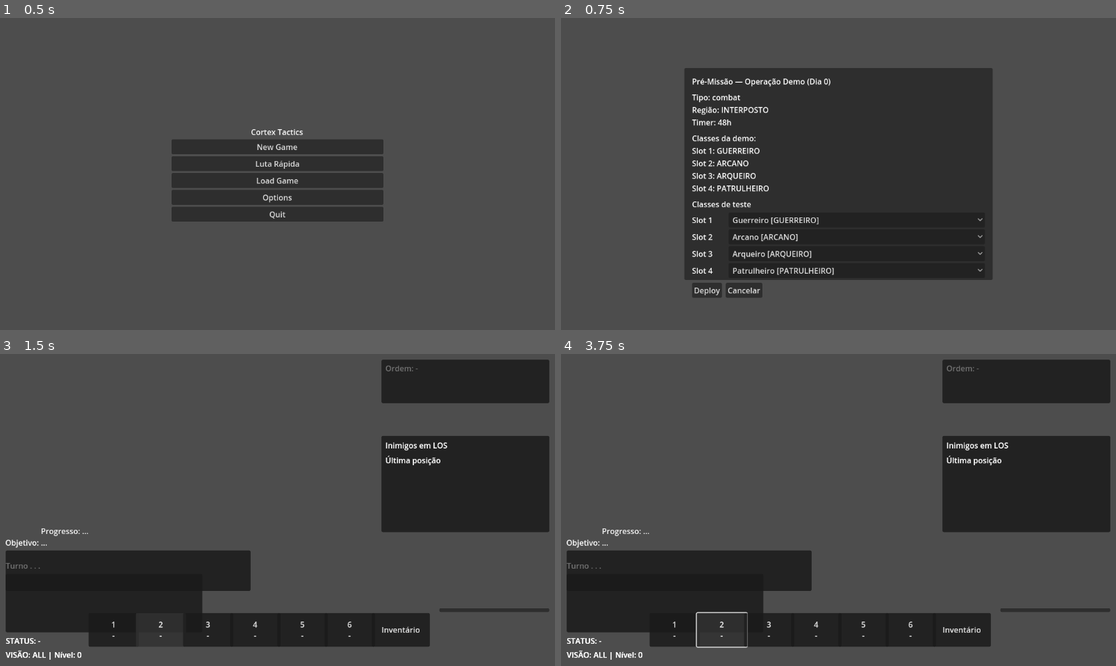
Above: before the commit, frames 1-4 (two rows, left to right).
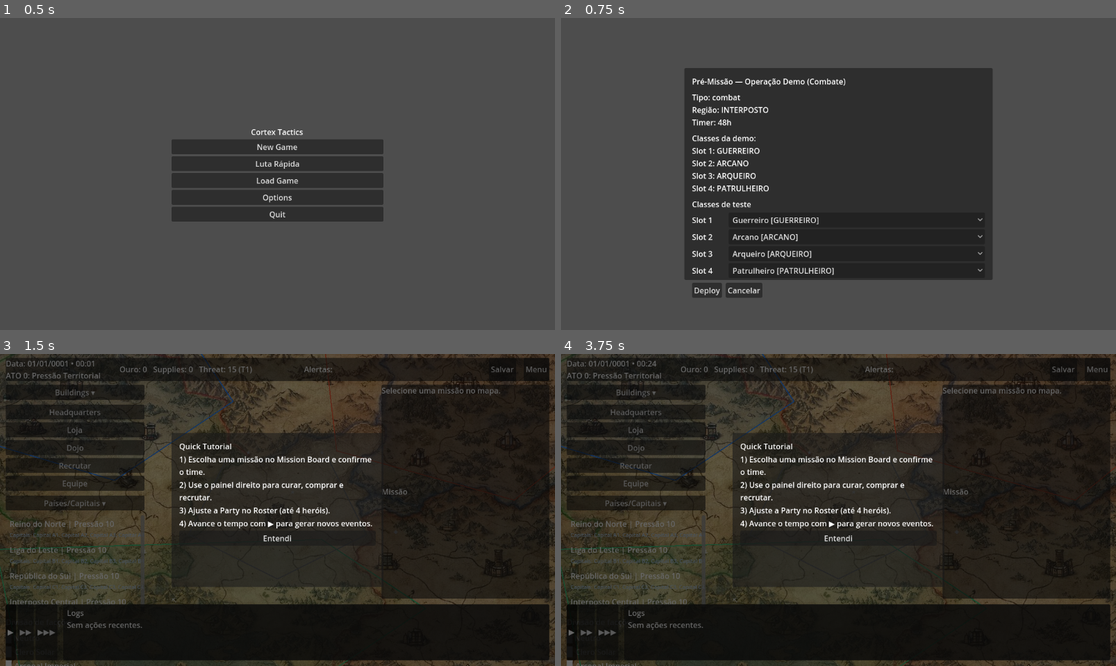
Above: after the commit, the same moments.

Repository: andrecc2507/JOGO
Game: Godot game, scene res://scene/ui/main_menu.tscn
Same seed, same stepped clock (60 frames per second), same inputs: the game is played once before the commit and once after it. The engine's default icon, where the game draws it, is replaced by a stand-in: a white triangle on a blue panel in a dark square.
Inputs (mouse positions are in pixels of both pictures, inside the frame that each line leads up to):
- Up to frame 1 (0.5 s): no input
- Up to frame 2 (0.75 s): click "Luta Rápida" at 0.5 s
- Up to frame 3 (1.5 s): click "Deploy" at 1.25 s
- Up to frame 4 (3.75 s): click (672, 628) at 2 s, where only the run before the commit has a clickable "1 -"; click (855, 491) at 2.75 s, where only the run after the commit has a clickable "★"; click (721, 628) at 3.5 s, where only the run before the commit has a clickable "2 -"

Frame 1 is identical in both runs. In frame 2, less than 0.1% of the frame differs, in the area x 44-52%, y 19-22%; in frame 3, 71%; in frame 4, 72%, in the area x 0-100%, y 0-100%.
Error after the commit: Parse Error: Too many arguments for "get()" call. Expected at most 1 but received 2. (res://scripts/integration/tactical_bridge.gd:108)

Commit message:
Fix tactical mission startup and demo flow

Diff:
--- a/content/mission_templates.json
+++ b/content/mission_templates.json
@@ -39,18 +39,18 @@
 			"notes": "Missão de reconhecimento inicial voltada a fendas."
 		},
 		{
-			"id": "demo_day0_loop",
-			"name": "Operação Demo (Dia 0)",
+			"id": "demo_combat_loop",
+			"name": "Operação Demo (Combate)",
 			"act": "act_1",
 			"type": "combat",
 			"mission_type": "combat",
 			"biome_id": "forest",
-			"tags": ["DEMO"],
+			"tags": ["DEMO", "COMBAT"],
 			"objectives": [
 				{
 					"id": "obj_demo_eliminate",
 					"type": "primary",
-					"description": "Eliminar todas as ameaças no setor."
+					"description": "Elimine todos os inimigos."
 				}
 			],
 			"effects": {
--- /dev/null
+++ b/scripts/debug/usage_audit.gd
@@ -0,0 +1,112 @@
+extends Node
+
+const SCENE_ROOT := "res://scene"
+const SCRIPT_ROOT := "res://scripts"
+const CONTENT_ROOT := "res://content"
+const OUTPUT_PATH := "user://audit_report.txt"
+const SUSPECT_TOKENS := ["demo", "test", "tmp", "old", "sandbox", "placeholder"]
+
+func run_audit() -> void:
+	var referenced := {}
+	var scene_refs := _collect_references_from_folder(SCENE_ROOT, [".tscn"])
+	var script_refs := _collect_references_from_folder(SCRIPT_ROOT, [".gd"])
+	for path in scene_refs:
+		referenced[path] = true
+	for path in script_refs:
+		referenced[path] = true
+
+	var all_files: Array = []
+	all_files.append_array(_collect_files(SCENE_ROOT, [".tscn", ".gd"]))
+	all_files.append_array(_collect_files(SCRIPT_ROOT, [".gd"]))
+	all_files.append_array(_collect_files(CONTENT_ROOT, [".json"]))
+	all_files.sort()
+
+	var referenced_list: Array = referenced.keys()
+	referenced_list.sort()
+
+	var unreferenced: Array = []
+	for path in all_files:
+		if not referenced.has(path):
+			unreferenced.append(path)
+
+	var suspect: Array = []
+	for path in all_files:
+		var lowered := path.to_lower()
+		for token in SUSPECT_TOKENS:
+			if lowered.find(token) >= 0:
+				suspect.append(path)
+				break
+
+	var report_lines: Array[String] = []
+	report_lines.append("=== Usage Audit ===")
+	report_lines.append("Referenced files (%d):" % referenced_list.size())
+	for path in referenced_list:
+		report_lines.append("- %s" % path)
+	if referenced_list.is_empty():
+		report_lines.append("(none)")
+	report_lines.append("")
+	report_lines.append("Unreferenced files (%d):" % unreferenced.size())
+	for path in unreferenced:
+		report_lines.append("- %s" % path)
+	if unreferenced.is_empty():
+		report_lines.append("(none)")
+	report_lines.append("")
+	report_lines.append("Suspect files (%d):" % suspect.size())
+	for path in suspect:
+		var flag := " (unreferenced)" if unreferenced.has(path) else ""
+		report_lines.append("- %s%s" % [path, flag])
+	if suspect.is_empty():
+		report_lines.append("(none)")
+
+	var report := "\n".join(report_lines)
+	var file := FileAccess.open(OUTPUT_PATH, FileAccess.WRITE)
+	if file != null:
+		file.store_string(report)
+		file.flush()
+		file.close()
+	print("Usage audit saved to %s" % OUTPUT_PATH)
+	print(report)
+
+func _collect_references_from_folder(root: String, extensions: Array) -> Array:
+	var refs: Array = []
+	for path in _collect_files(root, extensions):
+		refs.append_array(_extract_res_paths(path))
+	return refs
+
+func _collect_files(root: String, extensions: Array) -> Array:
+	var results: Array = []
+	var dir := DirAccess.open(root)
+	if dir == null:
+		return results
+	dir.list_dir_begin()
+	var name := dir.get_next()
+	while name != "":
+		if name.begins_with("."):
+			name = dir.get_next()
+			continue
+		var path := root.path_join(name)
+		if dir.current_is_dir():
+			results.append_array(_collect_files(path, extensions))
+		else:
+			for ext in extensions:
+				if path.ends_with(ext):
+					results.append(path)
+					break
+		name = dir.get_next()
+	dir.list_dir_end()
+	return results
+
+func _extract_res_paths(path: String) -> Array:
+	var results: Array = []
+	var file := FileAccess.open(path, FileAccess.READ)
+	if file == null:
+		return results
+	var content := file.get_as_text()
+	file.close()
+	var regex := RegEx.new()
+	regex.compile("res://[^\"\\s]+")
+	var matches := regex.search_all(content)
+	for match in matches:
+		var res_path := String(match.get_string())
+		results.append(res_path)
+	return results
--- a/scripts/integration/tactical_bridge.gd
+++ b/scripts/integration/tactical_bridge.gd
@@ -12,7 +12,7 @@
 
 const TACTICAL_SCENE_PATH := "res://scene/tactical_battle.tscn"
 const MACRO_SCENE_PATH := "res://scene/ui/map_screen.tscn"
-const DEMO_TEMPLATE_ID := "demo_day0_loop"
+const DEMO_TEMPLATE_ID := "demo_combat_loop"
 const TACTICAL_TYPES := ["SKIRMISH", "ASSASSINATE", "DEFEND", "ESCORT", "CAPTURE", "STEALTH"]
 
 var active_mission_seed: MissionSeed
@@ -54,6 +54,11 @@
 				continue
 			if party_ids.is_empty() or party_ids.has(String(hero.get("id", ""))):
 				roster.append(hero.duplicate(true))
+	if roster.is_empty() and world_state != null:
+		roster = _fallback_roster_from_world_state(world_state)
+	if roster.is_empty() and demo_classes.is_empty():
+		push_error("TacticalBridge: roster vazio e sem demo_classes; missão cancelada.")
+		return
 	var mission_def = _build_tactical_mission(seed, world_state, demo_seed, is_demo, demo_classes)
 	_pending_config = {
 		"mission": mission_def,
@@ -63,6 +68,7 @@
 		"consumables": seed.consumables,
 		"demo_classes": demo_classes
 	}
+	_log_tactical_payload(_pending_config, mission_def, roster)
 	var tactical := _find_tactical_controller()
 	if tactical != null:
 		tactical.start_mission(_pending_config, roster)
@@ -89,6 +95,31 @@
 		return
 	var roster: Array = _pending_config.get("roster", [])
 	tactical.start_mission(_pending_config, roster)
+
+func _fallback_roster_from_world_state(world_state: Node) -> Array:
+	var fallback: Array = []
+	if world_state == null:
+		return fallback
+	if world_state.has_method("ensure_roster_seeded_if_empty"):
+		world_state.ensure_roster_seeded_if_empty()
+	var party_ids: Array = []
+	if world_state.get("active_party_ids") != null:
+		party_ids = world_state.active_party_ids
+	for hero in world_state.get("roster", []):
+		if bool(hero.get("dead", false)):
+			continue
+		if party_ids.is_empty() or party_ids.has(String(hero.get("id", ""))):
+			fallback.append(hero.duplicate(true))
+	return fallback
+
+func _log_tactical_payload(config: Dictionary, mission_def: Dictionary, roster: Array) -> void:
+	var config_keys := config.keys()
+	config_keys.sort()
+	var mission_keys := mission_def.keys()
+	mission_keys.sort()
+	print("TacticalBridge: start_mission config keys=%s" % [config_keys])
+	print("TacticalBridge: roster size=%d" % roster.size())
+	print("TacticalBridge: mission_def keys=%s" % [mission_keys])
 
 func _build_tactical_mission(seed: MissionSeed, world_state: Node, seed_override: int = 0, is_demo: bool = false, demo_classes: Array = []) -> Dictionary:
 	var day_value = 1
--- a/scripts/mission_board.gd
+++ b/scripts/mission_board.gd
@@ -22,7 +22,7 @@
 const MAX_SAME_TYPE := 2
 const MAX_SAME_FACTION := 2
 const MAX_SAME_REGION := 2
-const DEMO_TEMPLATE_ID := "demo_day0_loop"
+const DEMO_TEMPLATE_ID := "demo_combat_loop"
 const ACT0_PRESSURE_TEMPLATE_ID := "act0_pressure"
 const ACT0_NEUTRAL_TEMPLATE_ID := "act0_neutral_contract"
 
--- a/scripts/tactical/tactical_controller.gd
+++ b/scripts/tactical/tactical_controller.gd
@@ -588,18 +588,18 @@
 func _start_new_mission() -> void:
 	setup_encounter({})
 
-func start_mission(mission_def: Dictionary, roster: Array) -> void:
+func start_mission(arg1: Dictionary, roster: Array = []) -> void:
 	var config: Dictionary = {}
-	if mission_def.has("mission"):
-		config["mission"] = mission_def.get("mission", {})
+	if arg1.has("mission") or arg1.has("roster"):
+		config = arg1
 	else:
-		config["mission"] = mission_def
-	if mission_def.has("mission_seed"):
-		config["mission_seed"] = mission_def.get("mission_seed")
-	if mission_def.has("consumables"):
-		config["consumables"] = mission_def.get("consumables", [])
-	config["roster"] = roster
-	config["seed"] = int(mission_def.get("seed", config.get("mission", {}).get("seed", 0)))
+		config["mission"] = arg1
+		if arg1.has("mission_seed"):
+			config["mission_seed"] = arg1.get("mission_seed")
+		if arg1.has("consumables"):
+			config["consumables"] = arg1.get("consumables", [])
+		config["roster"] = roster
+		config["seed"] = int(arg1.get("seed", config.get("mission", {}).get("seed", 0)))
 	setup_encounter(config)
 	if ui_root:
 		ui_root.visible = true
@@ -614,6 +614,40 @@
 		ui_root.visible = true
 	if end_turn_btn:
 		end_turn_btn.disabled = false
+
+func _fallback_roster_from_world_state() -> Array:
+	var fallback: Array = []
+	var world_state = get_tree().get_first_node_in_group("world_state")
+	if world_state == null:
+		return fallback
+	if world_state.has_method("ensure_roster_seeded_if_empty"):
+		world_state.ensure_roster_seeded_if_empty()
+	var party_ids: Array = []
+	if world_state.get("active_party_ids") != null:
+		party_ids = world_state.active_party_ids
+	for hero in world_state.get("roster", []):
+		if bool(hero.get("dead", false)):
+			continue
+		if party_ids.is_empty() or party_ids.has(String(hero.get("id", ""))):
+			fallback.append(hero.duplicate(true))
+	return fallback
+
+func _build_fallback_mission(w: int, h: int) -> Dictionary:
+	var map_w := max(8, w)
+	var map_h := max(8, h)
+	var player_spawn := Vector2i(1, map_h - 2)
+	var enemy_spawn := Vector2i(map_w - 2, 1)
+	return {
+		"map_w": map_w,
+		"map_h": map_h,
+		"type": "SKIRMISH",
+		"mission_type": "SKIRMISH",
+		"objective_type": "KILL_ALL",
+		"objective_text": "Elimine todos os inimigos.",
+		"player_spawns": [player_spawn],
+		"enemy_spawns": [enemy_spawn],
+		"enemy_profile": [{"archetype": "skirmisher", "count": 1}]
+	}
 
 func _spawn_test_mission() -> void:
 	var seed = randi()
@@ -650,9 +684,16 @@
 
 	mission = config.get("mission", {})
 	if mission.is_empty():
-		mission = MissionGeneratorRef.generate(w, h)
+		push_error("TacticalController: mission vazio (config malformado)")
+		mission = _build_fallback_mission(w, h)
+		push_warning("TacticalController: usando missão fallback para evitar mapa vazio.")
 
 	_mission_roster = config.get("roster", [])
+	if _mission_roster.is_empty():
+		push_warning("TacticalController: roster vazio; tentando fallback do WorldState/party")
+		_mission_roster = _fallback_roster_from_world_state()
+	if _mission_roster.is_empty():
+		push_warning("TacticalController: roster vazio; usando heróis dummy.")
 	_mission_seed_data = config.get("mission_seed", null)
 	_demo_classes.clear()
 	for entry in config.get("demo_classes", []):
--- a/scripts/ui/main_menu.gd
+++ b/scripts/ui/main_menu.gd
@@ -46,6 +46,9 @@
 	invert_y_check.toggled.connect(_on_settings_changed)
 	_sync_options_ui()
 	_refresh_load_slots()
+	if not OS.is_debug_build():
+		quick_fight_button.visible = false
+		quick_fight_button.disabled = true
 
 func _load_panels_visibility() -> void:
 	load_panel.visible = false
@@ -89,6 +92,8 @@
 	get_tree().change_scene_to_file(MAP_SCENE)
 
 func _on_quick_fight_pressed() -> void:
+	if not OS.is_debug_build():
+		return
 	var world_state = get_tree().get_first_node_in_group("world_state")
 	if world_state == null:
 		push_warning("WorldState não encontrado.")
@@ -142,7 +147,7 @@
 	if mission_board == null:
 		return {}
 	for card in mission_board.cards:
-		if String(card.get("template_id", "")) == "demo_day0_loop":
+		if String(card.get("template_id", "")) == "demo_combat_loop":
 			return card
 	if mission_board.cards.is_empty():
 		return {}
--- a/scripts/ui/pre_mission_screen.gd
+++ b/scripts/ui/pre_mission_screen.gd
@@ -2,7 +2,7 @@
 
 const MAP_SCREEN_SCENE := "res://scene/ui/map_screen.tscn"
 const RPGClassesRef := preload("res://scripts/rpg/classes_db.gd")
-const DEMO_TEMPLATE_ID := "demo_day0_loop"
+const DEMO_TEMPLATE_ID := "demo_combat_loop"
 
 @onready var title_label: Label = $Panel/Content/TitleLabel
 @onready var details_label: Label = $Panel/Content/DetailsLabel
Renamed: scripts/debug/rpg_debug_runner.gd -> _dev/scripts/debug/rpg_debug_runner.gd
Renamed: scripts/debug/rpg_debug_runner.gd.uid -> _dev/scripts/debug/rpg_debug_runner.gd.uid
Not shown, added: _dev/.gitkeep
Not shown, added: _dev/content/.gitkeep
Not shown, added: _dev/scenes/.gitkeep
Not shown, added: _dev/scripts/.gitkeep
Not shown, added: _dev/scripts/debug/.gitkeep
